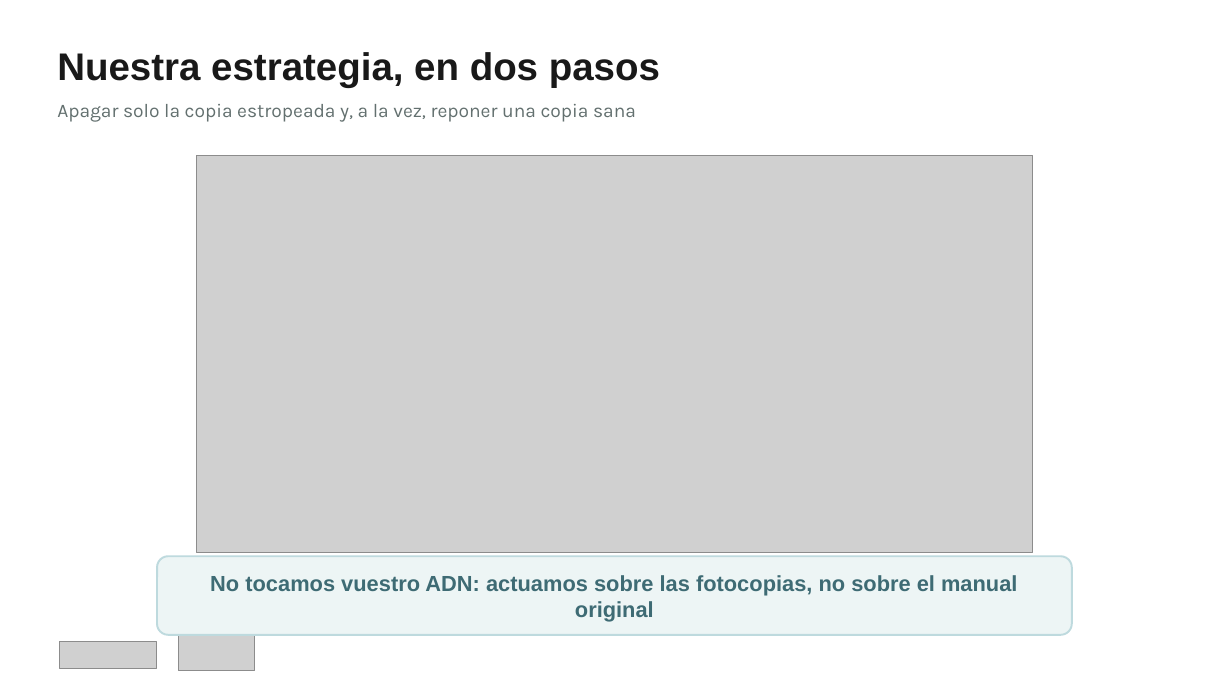
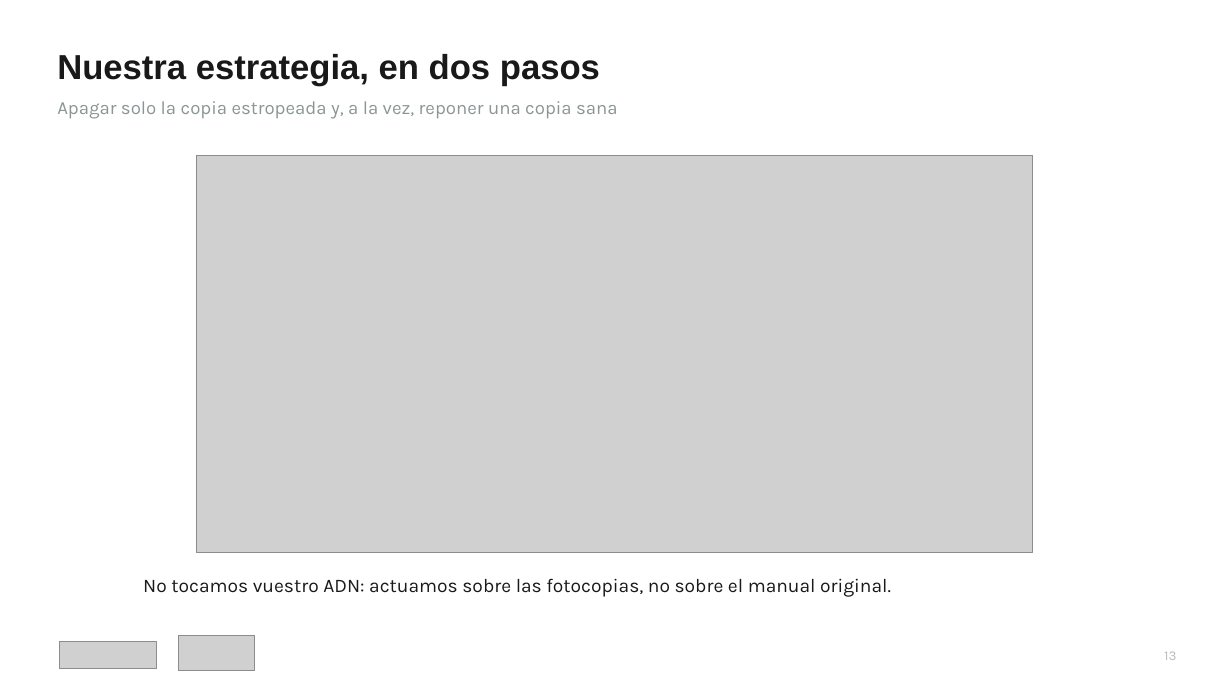
Before and after one commit to mariazubilase-wq/tesis, a slide deck: slide 14 of Ictiosis_epidermolitica_pacientes_20min.pptx. Drawn at 1232x693 pixels with LibreOffice and Linux fonts; fonts in the diff are those of the drawing; grey boxes stand for pictures. Boxes give left, top, right and bottom in pixels: in the first picture for what was removed or moved away, otherwise in the second. Text is boxed around its words. In the diff, an @@ line names an element or a change of style, - is before the commit and + after.

```diff
--- a/Ictiosis_epidermolitica_pacientes_20min.pptx
+++ b/Ictiosis_epidermolitica_pacientes_20min.pptx
@@ text "Nuestra estrategia, en dos pasos" at (x1=57, y1=54, x2=600, y2=86): size 30 to 27 pt @@
@@ text "Apagar solo la copia estropeada ..." at (x1=57, y1=101, x2=617, y2=119): size 15 to 14.5 pt, text colour #63706F to #8A9695 @@
@@ rounded rectangle removed at (x1=157, y1=556, x2=1072, y2=635) @@
@@ text at (x1=143, y1=578, x2=891, y2=597): text changed; size 17 to 15 pt; font Arial to Karla; text colour #3E6B74 to #191919; bold off @@
-No tocamos vuestro ADN: actuamos sobre las fotocopias, no sobre el manual original
+No tocamos vuestro ADN: actuamos sobre las fotocopias, no sobre el manual original.
@@ text added at (x1=1164, y1=651, x2=1176, y2=660), 10.5 pt, text #B5BEBD @@
+13
```
Also in this commit, not shown: 16 other slides changed, 1 other file.
